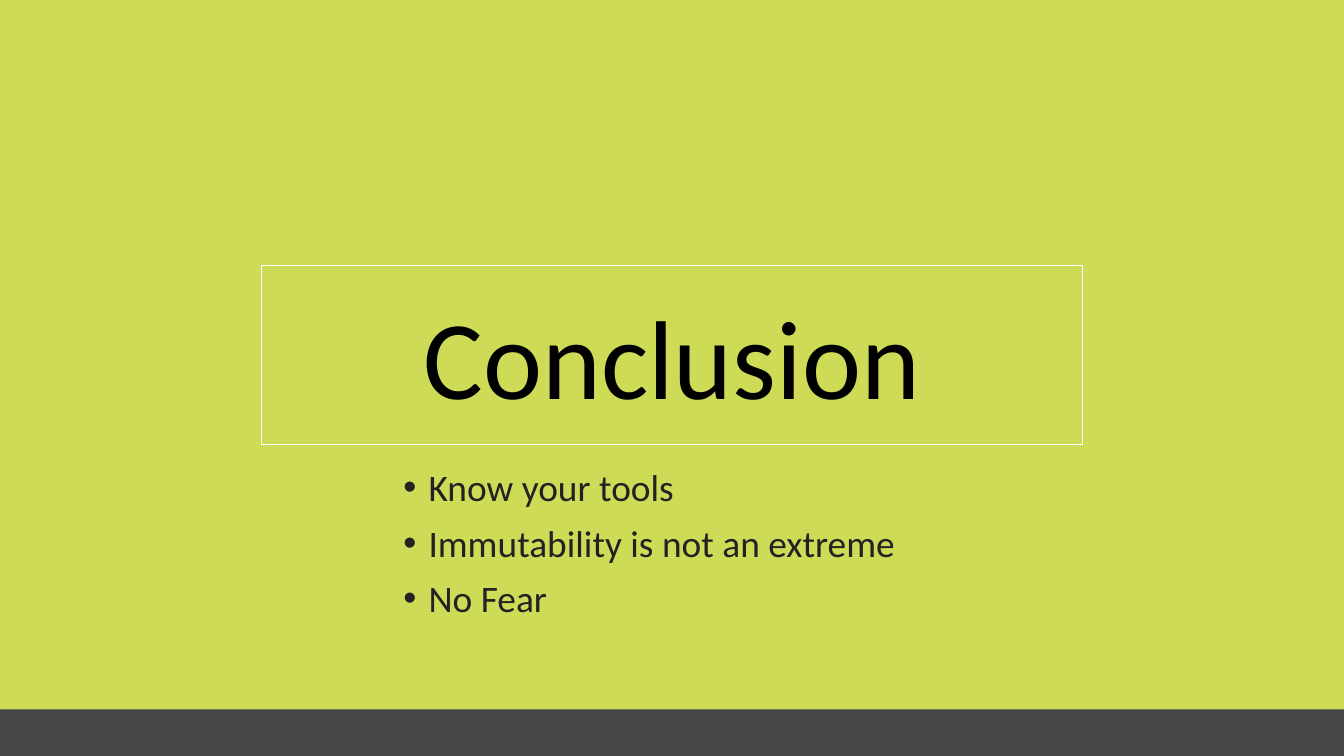
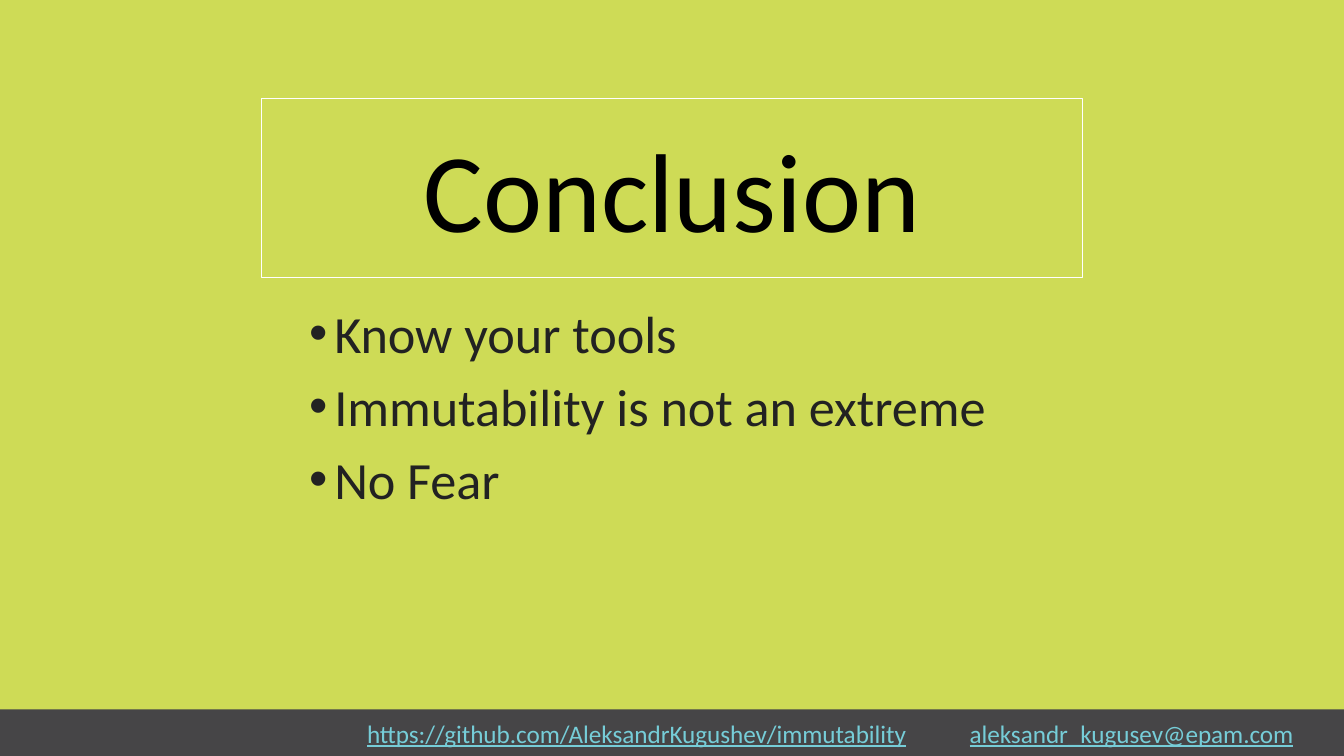
Before and after one commit to kugushev/presentations, a slide deck: slide 37 of Presentation Subbotnik.pptx. Drawn at 1344x756 pixels with LibreOffice and Linux fonts; fonts in the diff are those of the drawing; background and template pictures are left out. Boxes give left, top, right and bottom in pixels: in the first picture for what was removed or moved away, otherwise in the second. Text is boxed around its words. In the diff, an @@ line names an element or a change of style, - is before the commit and + after.

```diff
--- a/Presentation Subbotnik.pptx
+++ b/Presentation Subbotnik.pptx
@@ title "Conclusion": place and size @@
-title "Conclusion" at (262,265,1082,444)
+title "Conclusion" at (262,98,1082,277)
@@ text "Know your tools": place and size @@
-text "Know your tools" at (429,475,894,613)
+text "Know your tools" at (334,316,986,500)
@@ text "Know your tools" at (334,316,986,500): size 20 to 28 pt @@
@@ text added at (367,725,906,748), 13.5 pt, text #76CDD8, underline @@
+https://github.com/AleksandrKugushev/immutability
@@ text added at (970,725,1294,748), 13.5 pt, text #76CDD8, underline @@
+aleksandr_kugusev@epam.com
```
Also in this commit, not shown: 36 other slides changed, 5 other files.
